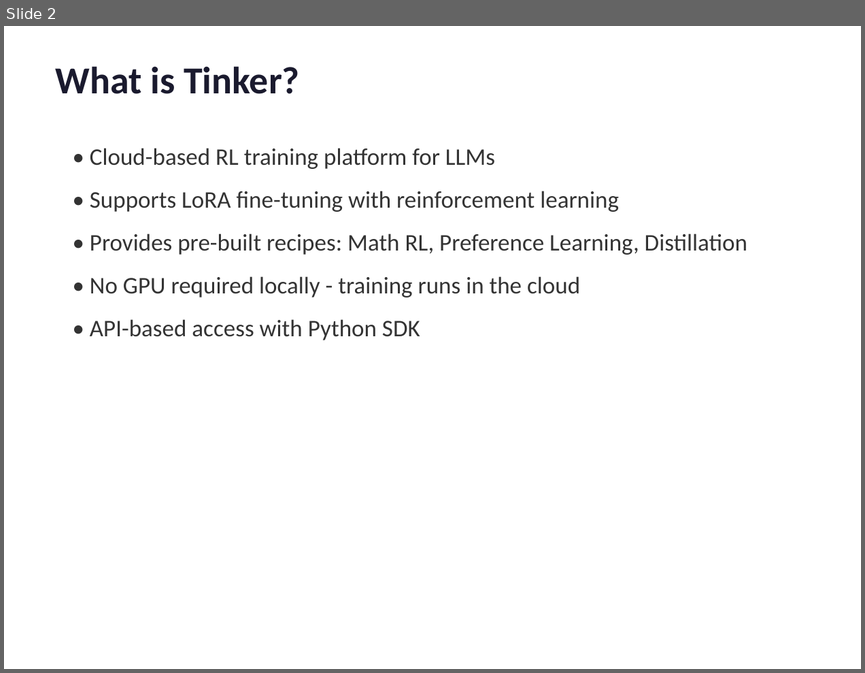
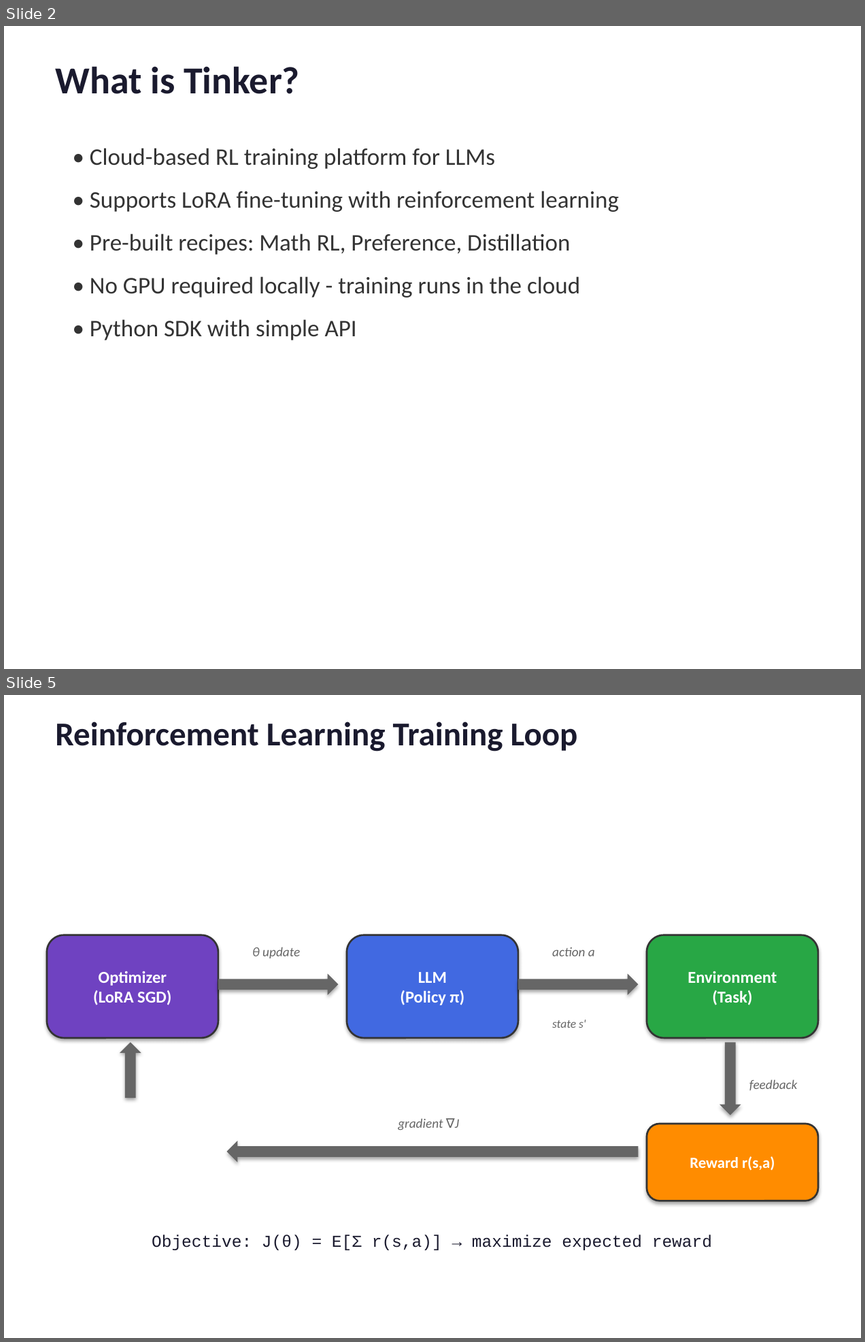
Before and after one commit to arvindcr4/tinker-experiments, a slide deck: Tinker_RL_Demo.pptx. Shown one above the other, each under a label of ours: slide 2 before the commit, slides 2 and 5 after it; the slides between them are not shown. The pictures are 865x673 and 865x1342 pixels, drawn with LibreOffice and Linux fonts; fonts in the diff are those of the drawing. Boxes give left, top, right and bottom in pixels: in the first picture for what was removed or moved away, otherwise in the second. Text is boxed around its words. In the diff, an @@ line names an element or a change of style, - is before the commit and + after.

Commit message:
feat: Add TikZ-style diagrams explaining Tinker architecture
- Added 5 explanatory diagrams to presentation:
  - Cloud architecture diagram (API → Tinker Cloud → GPU Training)
  - LoRA diagram showing low-rank adaptation concept
  - RL training loop (Sample → Evaluate → Update cycle)
  - Knowledge distillation (Teacher → Student flow)
  - Pairwise preference learning mechanism
- Added Math RL results chart showing learning curve
- Presentation now has 14 slides total

```diff
--- a/Tinker_RL_Demo.pptx
+++ b/Tinker_RL_Demo.pptx
@@ slide 5 added at (x1=4, y1=695, x2=861, y2=1338), background #FFFFFF @@
@@ text added at (x1=55, y1=722, x2=578, y2=751), 28 pt, text #1A1A2E, bold @@
+Reinforcement Learning Training Loop
@@ rounded rectangle added at (x1=47, y1=935, x2=218, y2=1038), fill #6F42C1, outline #333333 1.5 pt, 14 pt, text #FFFFFF, bold @@
+Optimizer
+(LoRA SGD)
@@ rounded rectangle added at (x1=347, y1=935, x2=518, y2=1038), fill #4169E1, outline #333333 1.5 pt, 14 pt, text #FFFFFF, bold @@
+LLM
+(Policy π)
@@ rounded rectangle added at (x1=647, y1=935, x2=818, y2=1038), fill #28A745, outline #333333 1.5 pt, 14 pt, text #FFFFFF, bold @@
+Environment
+(Task)
@@ text added at (x1=252, y1=947, x2=300, y2=958), 11 pt, text #666666, italic @@
+θ update
@@ text added at (x1=552, y1=947, x2=595, y2=956), 11 pt, text #666666, italic @@
+action a
@@ right arrow added at (x1=218, y1=974, x2=338, y2=995), fill #666666 @@
@@ right arrow added at (x1=518, y1=974, x2=638, y2=995), fill #666666 @@
@@ text added at (x1=552, y1=1019, x2=586, y2=1028), 10 pt, text #666666, italic @@
+state s'
@@ up arrow added at (x1=120, y1=1042, x2=141, y2=1098), fill #666666 @@
@@ down arrow added at (x1=719, y1=1042, x2=741, y2=1115), fill #666666 @@
@@ text added at (x1=749, y1=1079, x2=797, y2=1090), 11 pt, text #666666, italic @@
+feedback
@@ text added at (x1=398, y1=1118, x2=459, y2=1130), 11 pt, text #666666, italic @@
+gradient ∇J
@@ left arrow added at (x1=227, y1=1140, x2=638, y2=1162), fill #666666 @@
@@ rounded rectangle added at (x1=647, y1=1123, x2=818, y2=1200), fill #FF8C00, outline #333333 1.5 pt, 13 pt, text #FFFFFF, bold @@
+Reward r(s,a)
@@ text added at (x1=152, y1=1234, x2=712, y2=1250), 14 pt, text #1A1A2E @@
+Objective: J(θ) = E[Σ r(s,a)] → maximize expected reward
@@ slide 2 changed as well @@
@@ text at (x1=90, y1=233, x2=570, y2=254): text changed @@
-• Provides pre-built recipes: Math RL, Preference Learning, Distillation
+• Pre-built recipes: Math RL, Preference, Distillation
@@ text at (x1=90, y1=319, x2=357, y2=340): text changed @@
-• API-based access with Python SDK
+• Python SDK with simple API
```
Also in this commit, not shown: 7 other slides changed, 5 other slides added, 5 slides removed, 1 other file.
